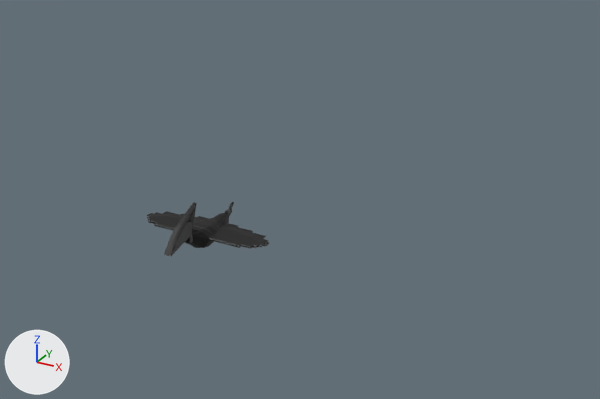
The Blender file Assets/Models/Obstacles.blend as it was, and as the next commit left it.
Both versions are drawn from a camera (50 mm lens) standing at (22.6, -31.3, 18.4) and looking at (5.4, -0.1, 2.9). The lights are fixed; the arrows at lower left show +X, +Y and +Z.

In view in the first picture: 'Bird'.
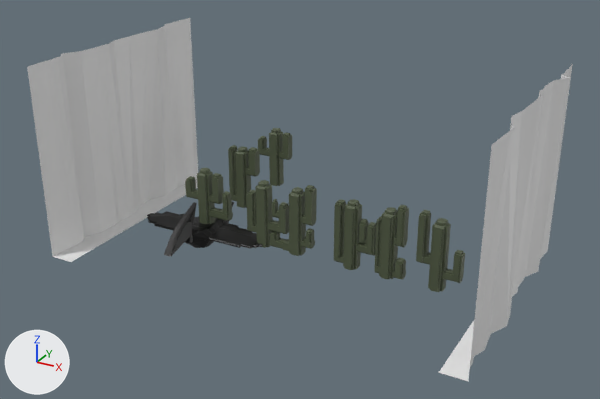
Location of each change, (x1, y1, x2, y2) in pixels of the pictures (600 x 399 px):
'Wall', added: after (27, 18, 198, 262)
'Wall2', added: after (439, 64, 573, 381)
'Cactus 3', added (green): after (334, 199, 465, 292)
'Cactus 2', added (green): after (246, 180, 317, 256)
'Cactus', added (green): after (185, 168, 233, 224)
'Cactus.001', added (green): after (228, 145, 260, 208)
'Cactus.002', added (green): after (258, 128, 292, 186)

The edits, one by one:
Material 'Cactus' (mat_cactus) is new.
Its base color is (0.0778, 0.0985, 0.0524) (dark green #4f5841).
Its roughness is 0.641.
Object 'Wall2' (ob_wall2) is new; it shows a copy of the mesh of ob_wall2.
Its location is (15.74, 0.0, 4.74).
Its rotation in degrees is (-180, 90, 0).
Its scale is (6.0, 6.0, 6.0).
Object 'Wall' (ob_wall) is new; it shows a copy of the mesh of ob_wall2.
Its location is (-4.8, 0.0, 4.74).
Its rotation in degrees is (0, 90, 0).
Its scale is (6.0, 6.0, 6.0).
Object 'Cactus.002' (ob_cactus_002) is new; it shows a copy of the mesh of ob_cactus_002.
Its location is (0.0, 6.97, 0.0).
Its scale is (0.5, 0.5, 0.5).
Object 'Cactus.001' (ob_cactus_001) is new; it shows a copy of the mesh of ob_cactus_001.
Its location is (0.0, 3.48, 0.0).
Its scale is (0.5, 0.5, 0.5).
Object 'Cactus 3' (ob_cactus_3) is new; it shows a copy of the mesh of ob_cactus_3.
Its location is (9.94, 0.0, 0.0).
Its scale is (0.5, 0.5, 0.5).
Object 'Cactus 2' (ob_cactus_2) is new; it shows a copy of the mesh of ob_cactus_2.
Its location is (4.36, 0.0, 0.0).
Its scale is (0.5, 0.5, 0.5).
Object 'Cactus' (ob_cactus) is new; it shows a copy of the mesh of ob_cactus.
Its location is (0.0, 0.0, 0.0).
Its scale is (0.5, 0.5, 0.5).
